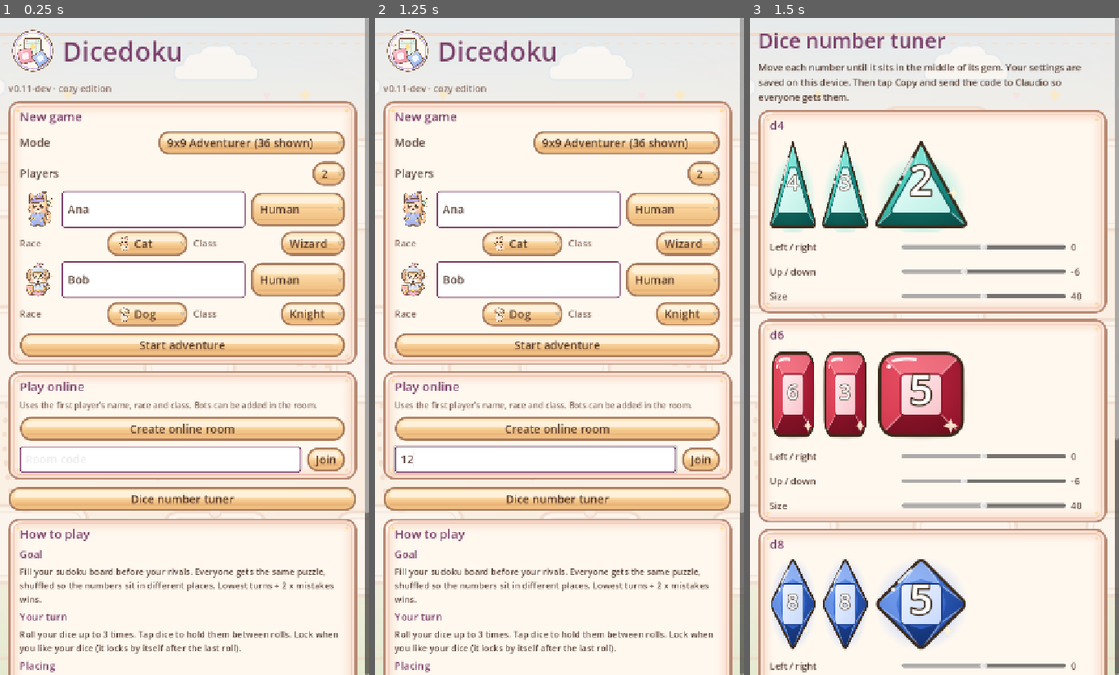
Above: before the commit, frames 1-3 (left to right).
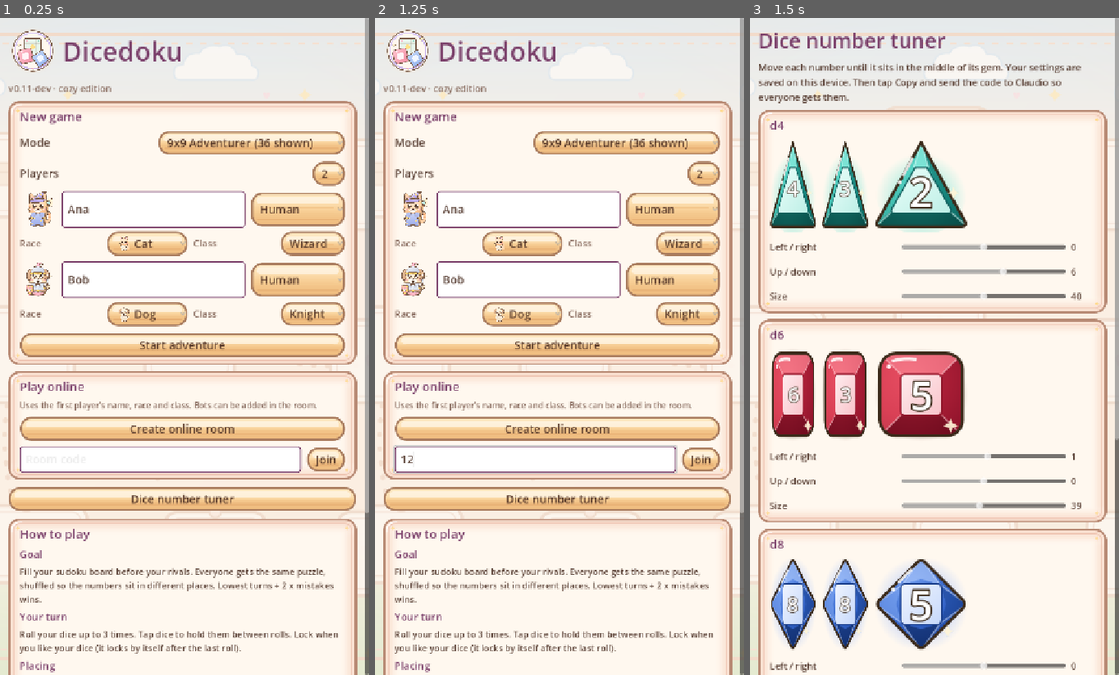
Above: after the commit, the same moments.

Repository: Eddie-Oliveira/dicedoku
Game: Godot game, scene res://ui/main.tscn
Two runs of this game, one before a commit and one after it. Both use one fixed random seed, a clock stepped at 60 frames per second and the inputs below.
Inputs (mouse positions are in pixels of both pictures, inside the frame that each line leads up to):
- Up to frame 1 (0.25 s): no input
- Up to frame 2 (1.25 s): click (533, 458) at 0.52 s; type "12" at 0.6 s
- Up to frame 3 (1.5 s): click "Dice number tuner" at 1.25 s

Frames 1-2 are identical in both runs. In frame 3, 1.5% of the frame differs, in the area x 10-90%, y 22-92%.

Commit message:
dice: Eddie's tuned number positions as defaults
Co-Authored-By: Claude Opus 5.5 <noreply@anthropic.com>
Claude-Session: https://claude.ai/code/session_01XSUQGHsYJzJXVrGL9UwgUn

Diff:
--- a/godot/tests/test_ui.gd
+++ b/godot/tests/test_ui.gd
@@ -175,9 +175,9 @@
 	ui.show_tuner()
 	t.check(ui.screen == "tuner" and ui._tune_previews.size() == 4, "tuner shows all four dice")
 	ui._on_tune(-9.0, 6, 1, Label.new())
-	t.check(ui.tune_for(6)[1] == -9 and "d6=0,-9,40" in ui.tune_code(), "slider changes the d6 code")
+	t.check(ui.tune_for(6)[1] == -9 and "d6=1,-9,39" in ui.tune_code(), "slider changes the d6 code")
 	ui._on_tune_reset()
-	t.check(ui.tune_for(6) == [0, -6, 40], "reset")
+	t.check(ui.tune_for(6) == [1, 0, 39] and ui.tune_code() == "d4=0,6,40;d6=1,0,39;d8=0,0,40;d10=0,-3,40", "reset to Eddie's tuned defaults")
 	ui.show_lobby()
 	t.check(not ui.tabbar.visible, "tabs hidden outside the game")
 	ui.queue_free()
--- a/godot/ui/main.gd
+++ b/godot/ui/main.gd
@@ -929,7 +929,8 @@
 # ---------- dice number tuner ----------
 
 ## Number position on each gem: [x offset, y offset, font size]. Eddie's tuned values go here.
-const DIE_TUNE_DEFAULT := {4: [0, -6, 40], 6: [0, -6, 40], 8: [0, -6, 40], 10: [0, -6, 40]}
+## Tuned by Eddie on 2026-10-30 with the dice tuner: d4=0,6,40;d6=1,0,39;d8=0,0,40;d10=0,-3,40
+const DIE_TUNE_DEFAULT := {4: [0, 6, 40], 6: [1, 0, 39], 8: [0, 0, 40], 10: [0, -3, 40]}
 var die_tune := {}
 const TUNE_PATH := "user://dice_tune.cfg"
 
@@ -940,7 +941,7 @@
 		if cf.load(TUNE_PATH) == OK:
 			for k in die_tune:
 				die_tune[k] = cf.get_value("dice", "d%d" % k, die_tune[k])
-	return die_tune.get(f, [0, -6, 40])
+	return die_tune.get(f, [0, 0, 40])
 
 ## Applies the tuned number position/size to a die button that uses the gem stylebox.
 func style_die_number(b: Button, sb: StyleBox, f: int) -> void:
Not shown, changed: CHANGELOG.md
